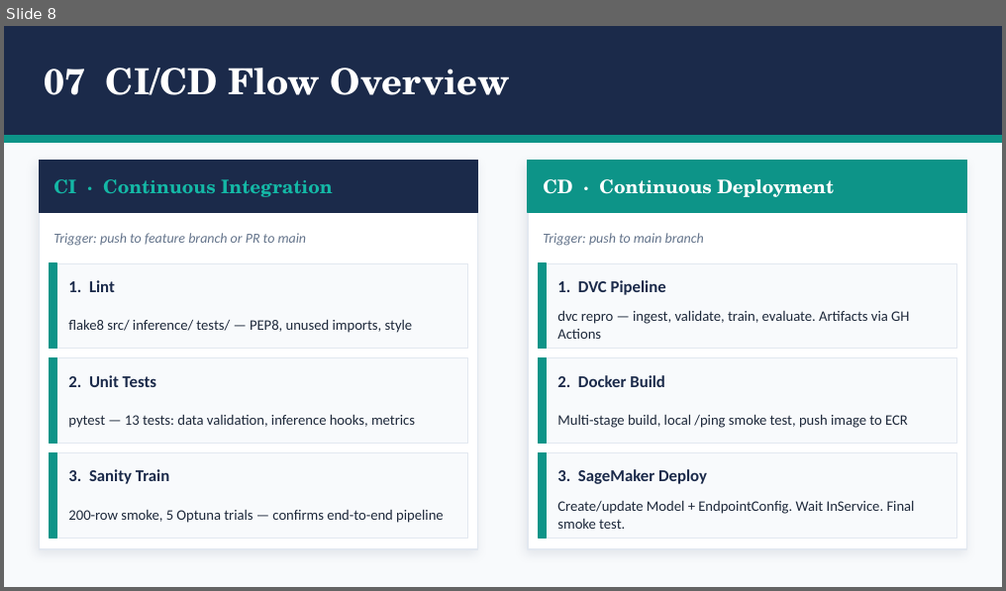
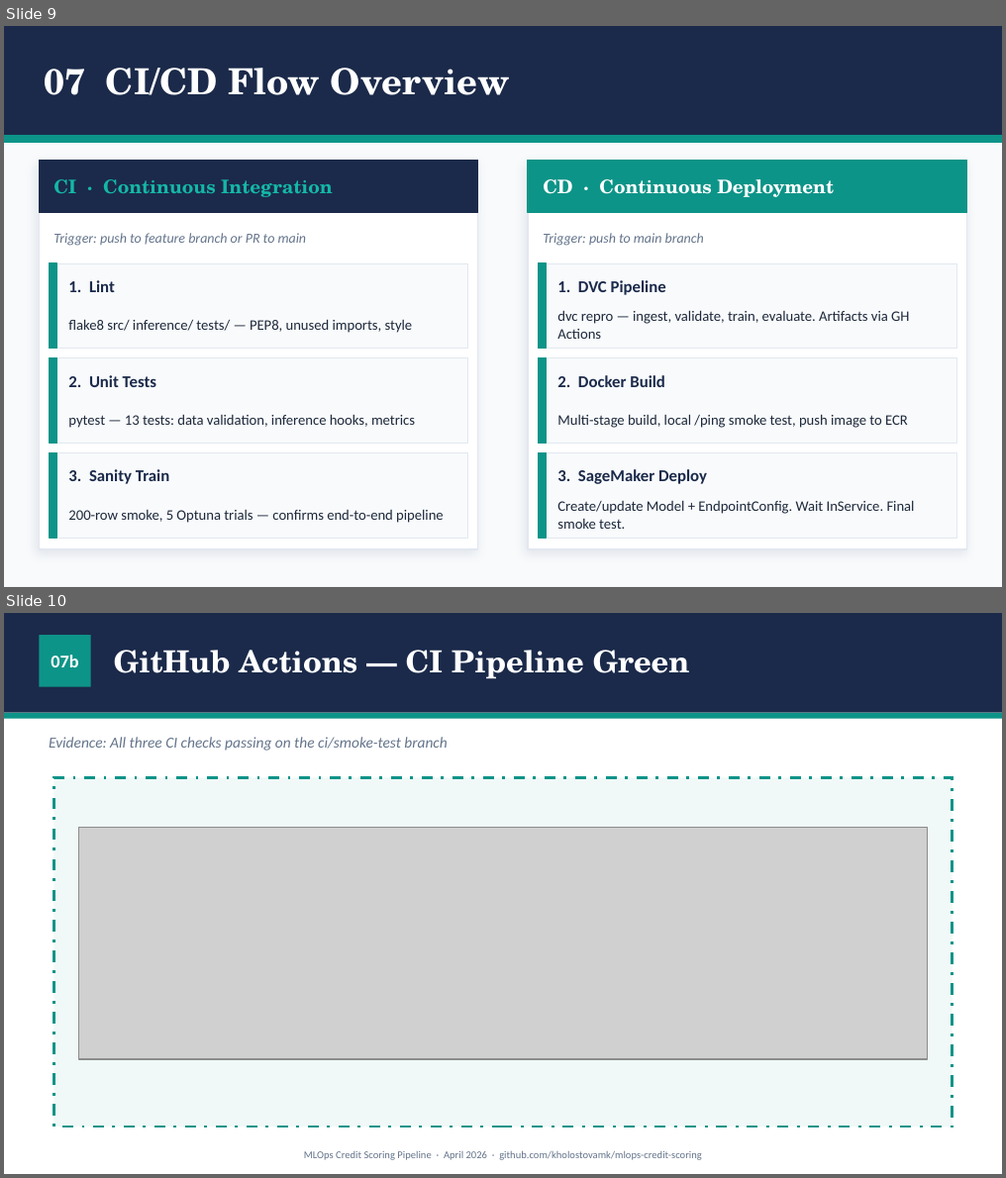
Before and after one commit to kholostovamk/mlops-credit-scoring, a slide deck: MLOps_Presentation.pptx. Shown one above the other, each under a label of ours: slide 8 before the commit, slides 9 and 10 after it. The pictures are 1006x591 and 1006x1178 pixels, drawn with LibreOffice and Linux fonts; fonts in the diff are those of the drawing; grey boxes stand for pictures. Boxes give left, top, right and bottom in pixels: in the first picture for what was removed or moved away, otherwise in the second. Text is boxed around its words. In the diff, an @@ line names an element or a change of style, - is before the commit and + after.

```diff
--- a/MLOps_Presentation.pptx
+++ b/MLOps_Presentation.pptx
@@ slide 10 added at (4,613,1002,1174), background #FFFFFF @@
@@ rectangle added at (4,613,1002,713), fill #1B2A4A @@
@@ rectangle added at (39,635,91,687), fill #0D9488 @@
@@ text added at (51,655,78,667), 13 pt, text #FFFFFF, bold @@
+07b
@@ text added at (114,650,690,679), 22 pt, text #FFFFFF, bold @@
+GitHub Actions — CI Pipeline Green
@@ rectangle added at (4,713,1002,719), fill #0D9488 @@
@@ text added at (49,737,447,751), 11 pt, text #64748B, italic @@
+Evidence: All three CI checks passing on the ci/smoke-test branch
@@ rectangle added at (54,777,952,1127), fill #F0F9F8, outline #0D9488 2 pt dashed @@
@@ picture added at (79,828,927,1059) @@
@@ text added at (304,1151,702,1160), 7.5 pt, text #64748B @@
+MLOps Credit Scoring Pipeline · April 2026 · github.com/kholostovamk/mlops-credit-scoring
@@ what was slide 8 is now slide 9 @@
```
Also in this commit, not shown: 2 other slides added, 5 other files.
